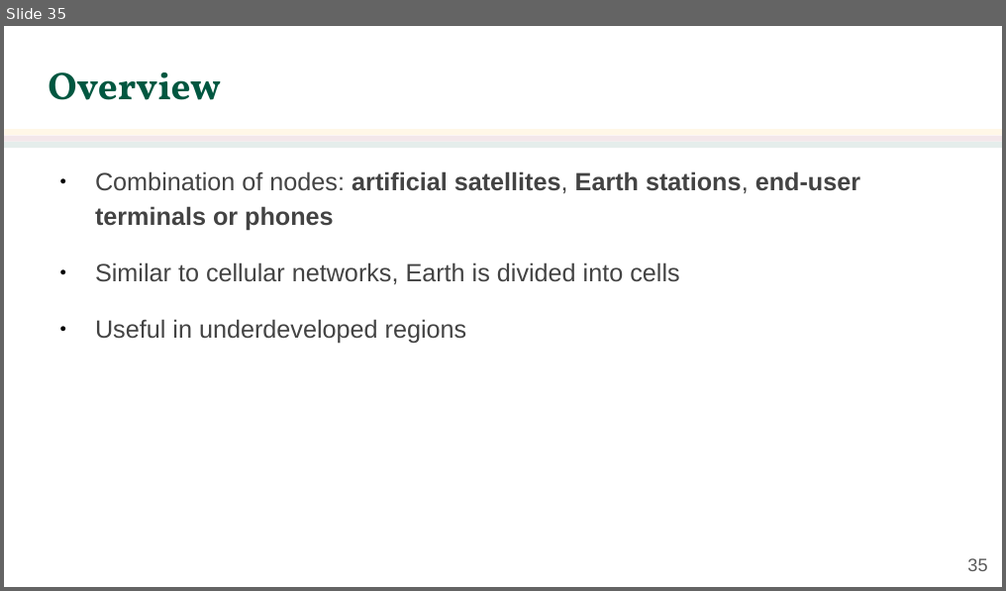
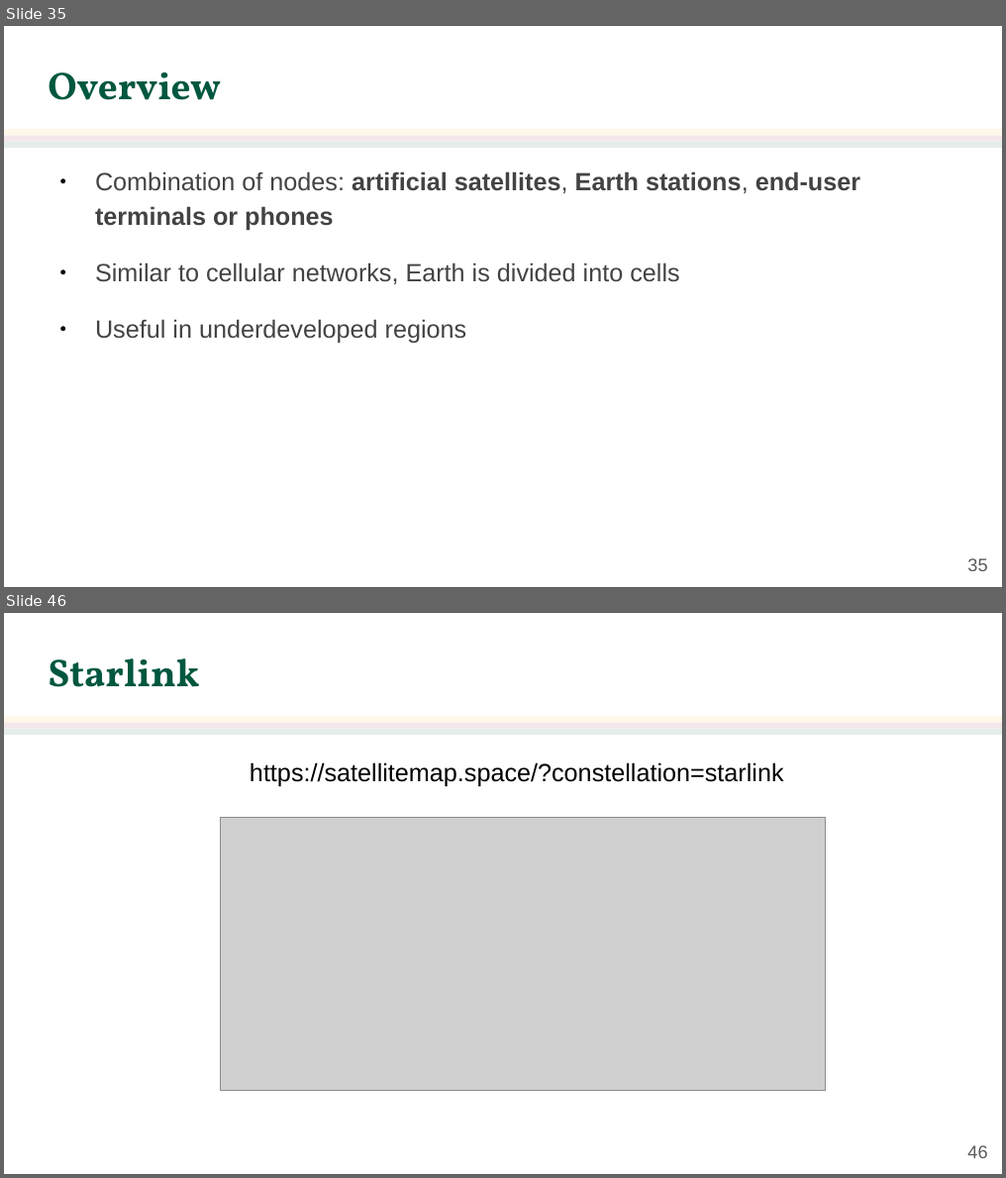
Before and after one commit to jachermocilla/extra-course-materials, a slide deck: cmsc137/slides-rsm/CMSC 137 - 25 - Other Wireless Networks.odp. Shown one above the other, each under a label of ours: slide 35 before the commit, slides 35 and 46 after it; the slides between them are not shown. The pictures are 1006x591 and 1006x1178 pixels, drawn with LibreOffice and Linux fonts; fonts in the diff are those of the drawing; grey boxes stand for pictures; background and template pictures are left out. Boxes give left, top, right and bottom in pixels: in the first picture for what was removed or moved away, otherwise in the second. Text is boxed around its words. In the diff, an @@ line names an element or a change of style, - is before the commit and + after.

```diff
--- a/cmsc137/slides-rsm/CMSC 137 - 25 - Other Wireless Networks.odp
+++ b/cmsc137/slides-rsm/CMSC 137 - 25 - Other Wireless Networks.odp
@@ slide 46 added at (x1=4, y1=613, x2=1002, y2=1174), background #FFFFFF; not listed: 3 template elements that a slide beside it also shows @@
@@ title added at (x1=48, y1=659, x2=199, y2=687), 28 pt, text #005740, bold @@
+Starlink
@@ text added at (x1=250, y1=762, x2=784, y2=787), 18 pt, text #000000 @@
+https://satellitemap.space/?constellation=starlink
@@ picture added at (x1=221, y1=818, x2=826, y2=1091) @@
@@ page number added at (x1=967, y1=1146, x2=987, y2=1158), 13 pt, text #595959 @@
+46
```
Also in this commit, not shown: 2 slides changed, 10 other slides added, 1 other file.
